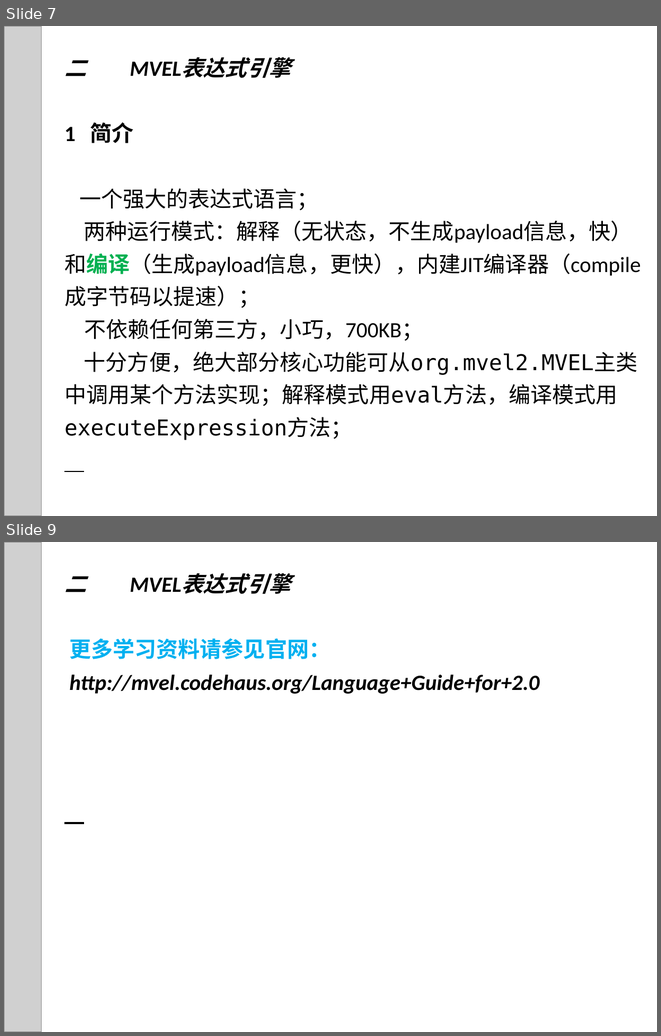
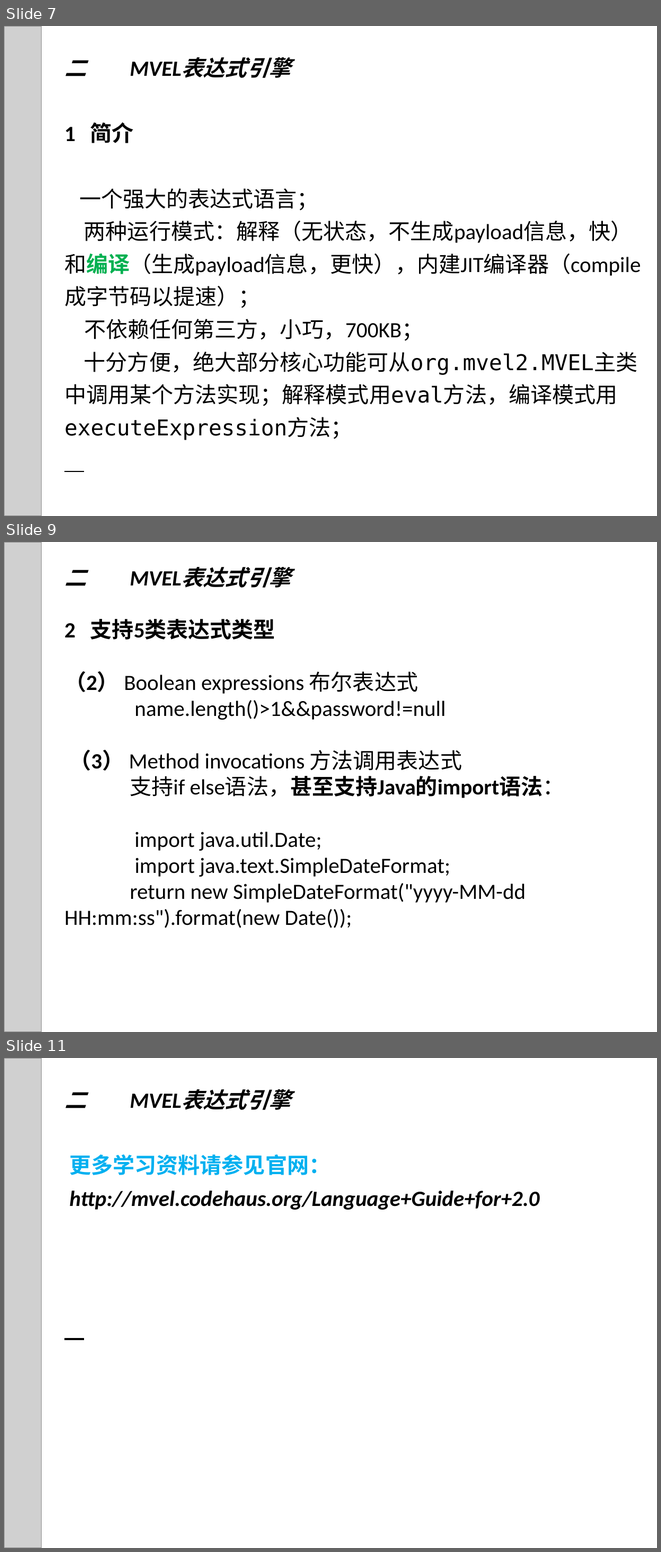
Before and after one commit to runjia1987/Core-Java-Stuffs, a slide deck: src/main/resources/一贷通风控规则与MVEL表达式引擎.ppt. Shown one above the other, each under a label of ours: slides 7 and 9 before the commit, slides 7, 9 and 11 after it; the slides between them are not shown. The pictures are 661x1036 and 661x1552 pixels, drawn with LibreOffice and Linux fonts; fonts in the diff are those of the drawing; grey boxes stand for pictures. Boxes give left, top, right and bottom in pixels: in the first picture for what was removed or moved away, otherwise in the second. Text is boxed around its words. In the diff, an @@ line names an element or a change of style, - is before the commit and + after.

```diff
--- a/src/main/resources/一贷通风控规则与MVEL表达式引擎.ppt
+++ b/src/main/resources/一贷通风控规则与MVEL表达式引擎.ppt
@@ slide 9 added at <box>4,542,657,1032</box>, background #FFFFFF @@
@@ picture added at <box>4,542,41,1032</box> @@
@@ title added at <box>64,570,565,928</box>, 24 pt, text #000000 @@
+二 MVEL表达式引擎
+2 支持5类表达式类型
+（2） Boolean expressions 布尔表达式
+name.length()>1&&password!=null
+（3） Method invocations 方法调用表达式
+支持if else语法，甚至支持Java的import语法：
+import java.util.Date;
+import java.text.SimpleDateFormat;
+return new SimpleDateFormat("yyyy-MM-dd HH:mm:ss").format(new Date());
@@ what was slide 9 is now slide 11 @@
```
Also in this commit, not shown: 1 slide changed, 1 other slide added.
